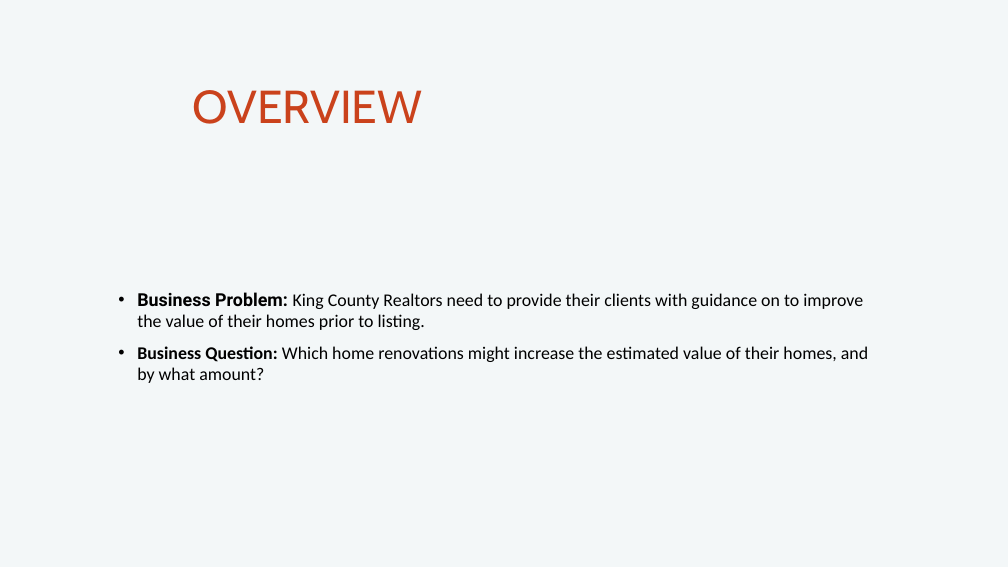
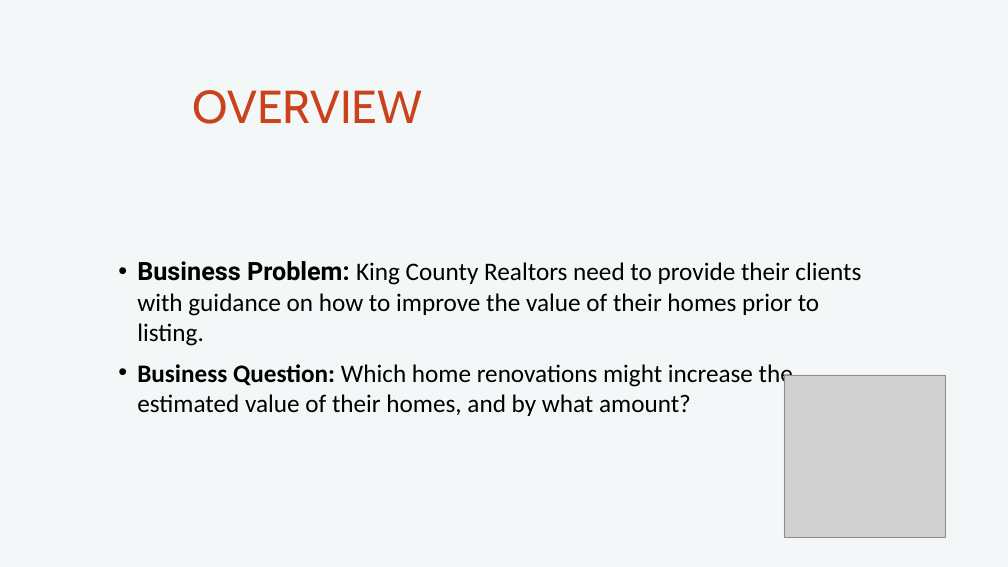
Before and after one commit to MHolthouser1024/Phase-2-housing-project, a slide deck: slide 3 of Presentation.pptx. Drawn at 1008x567 pixels with LibreOffice and Linux fonts; fonts in the diff are those of the drawing; grey boxes stand for pictures. Boxes give left, top, right and bottom in pixels: in the first picture for what was removed or moved away, otherwise in the second. Text is boxed around its words. In the diff, an @@ line names an element or a change of style, - is before the commit and + after.

```diff
--- a/Presentation.pptx
+++ b/Presentation.pptx
@@ text at <box>137,261,861,346</box>: text changed; size 17 to 24 pt @@
-• Business Problem: King County Realtors need to provide their clients with guidance on to improve the value of their homes prior to listing.
+• Business Problem: King County Realtors need to provide their clients with guidance on how to improve the value of their homes prior to listing.
@@ text at <box>137,364,793,416</box>: size 17 to 24 pt in "Business Question: Which home renovations might increase ..." @@
@@ picture added at <box>784,375,946,537</box> @@
```
Also in this commit, not shown: 3 other slides changed, 4 slides added, 6 slides removed.
